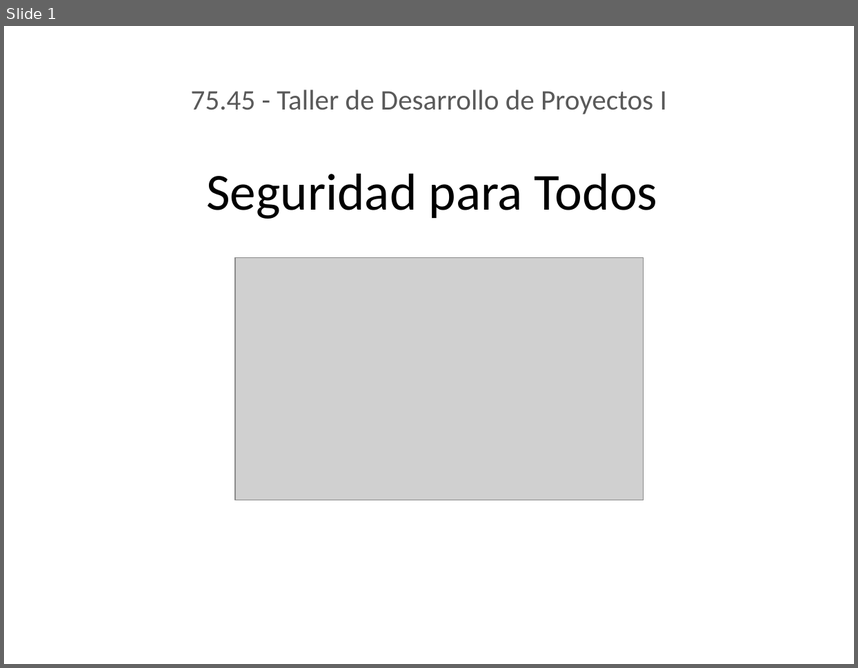
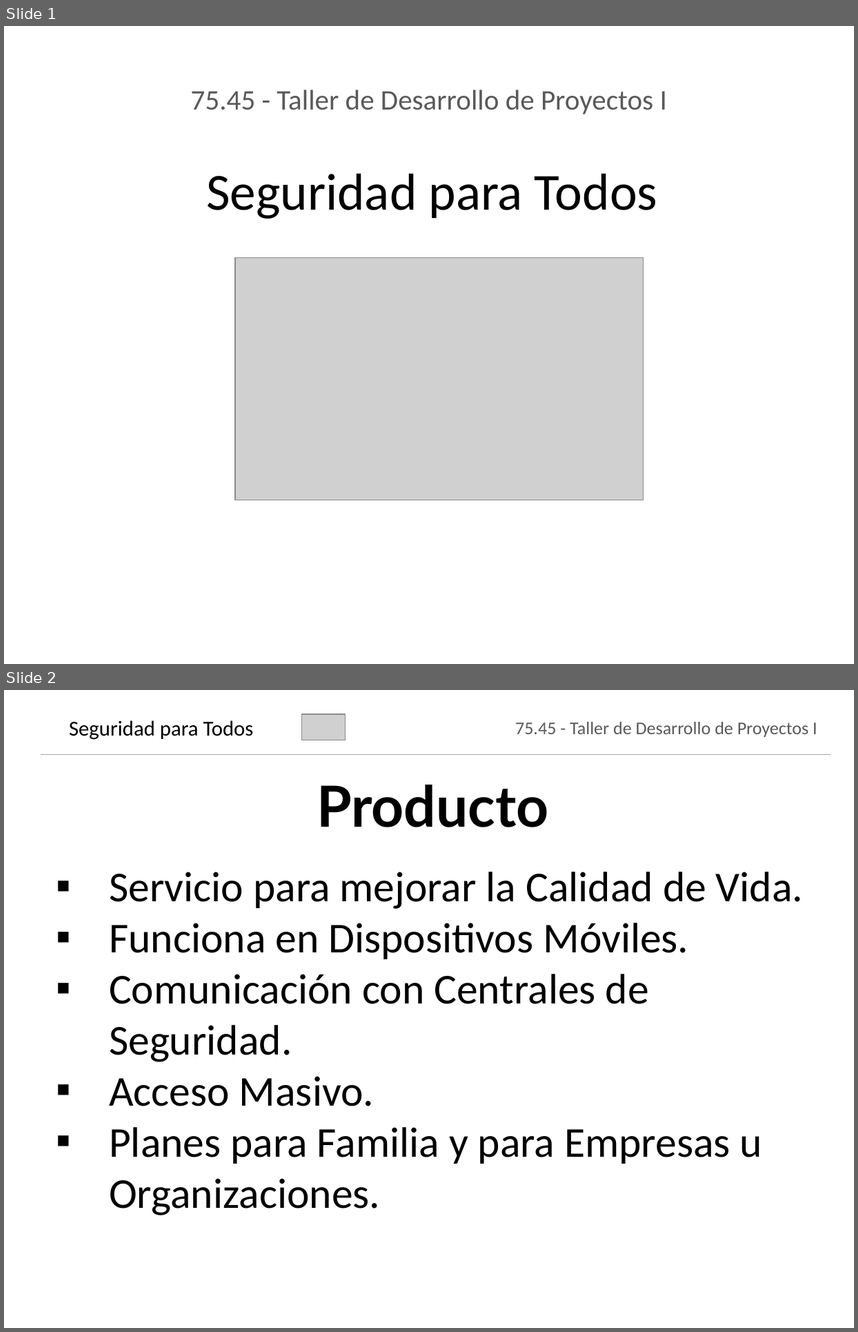
Before and after one commit to jmonetti/2012-1er-taller-de-desarrollo-de-proyectos-i, a slide deck: docs/Presentacion.pptx. Shown one above the other, each under a label of ours: slide 1 before the commit, slides 1 and 2 after it. The pictures are 858x668 and 858x1332 pixels, drawn with LibreOffice and Linux fonts; fonts in the diff are those of the drawing; grey boxes stand for pictures; background and template pictures are left out. Boxes give left, top, right and bottom in pixels: in the first picture for what was removed or moved away, otherwise in the second. Text is boxed around its words. In the diff, an @@ line names an element or a change of style, - is before the commit and + after.

Commit message:
Agregado de slides con información del producto.

```diff
--- a/docs/Presentacion.pptx
+++ b/docs/Presentacion.pptx
@@ slide 2 added at <box>4,690,854,1328</box>, background picture (left out) @@
@@ title added at <box>69,720,254,740</box>, 18 pt, text #000000 @@
+Seguridad para Todos
@@ picture added at <box>301,715,345,740</box> @@
@@ subtitle added at <box>515,722,818,737</box>, 15.2 pt, text #595959 @@
+75.45 - Taller de Desarrollo de Proyectos I
@@ line added from (41, 755) to (831, 755), #A6A6A6 0.75 pt @@
@@ text added at <box>317,785,549,827</box>, 48 pt, text #000000, bold @@
+Producto
@@ text added at <box>109,871,803,1215</box>, 36 pt, text #000000 @@
+▪ Servicio para mejorar la Calidad de Vida.
+▪ Funciona en Dispositivos Móviles.
+▪ Comunicación con Centrales de Seguridad.
+▪ Acceso Masivo.
+▪ Planes para Familia y para Empresas u Organizaciones.
```
Also in this commit, not shown: 1 slide changed, 3 other slides added, 1 other file.
